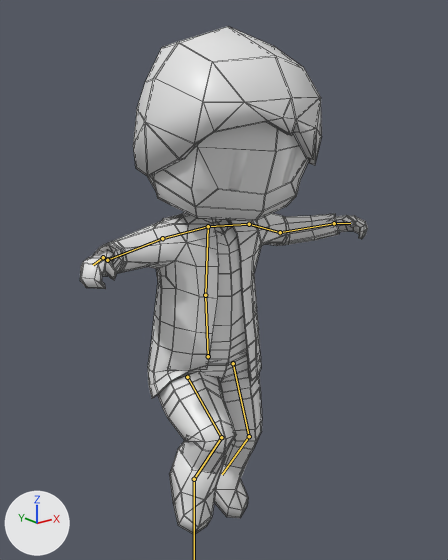
Two versions of the FBX model Assets/Models/Player/PlayerModel.fbx, one commit apart.
One viewpoint serves both versions: a camera (50 mm lens) standing at (-1.319, -1.754, 1.711) and looking at (0.049, -0.044, 1.027). Every picture has the same lights, and +X, +Y and +Z are marked at lower left. Both versions are drawn at frame 17 of the action 'Skeleton|Jump'; the numbers are the values there. The bones that change are drawn over the model as lines. Mesh edges are drawn as thin lines on the coarser meshes.

Objects in the first picture: 'Eyes', 'Mesh'.
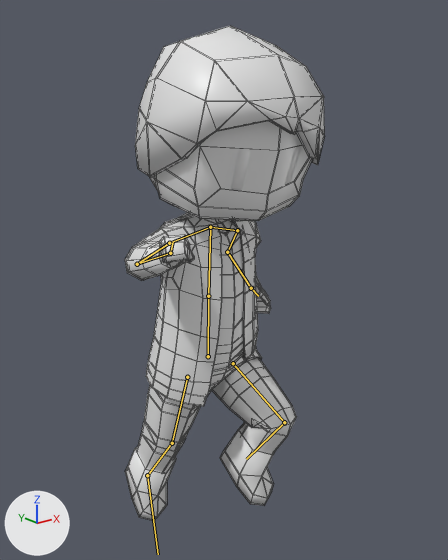
Boxes (x1, y1, x2, y2) around the edits, measured in the pictures (448 x 560 px):
'Mesh', posed (30% narrower): before (80, 26, 368, 534); after (125, 26, 325, 521)
bone 'LowerTorso', root to tip: before (208, 356) to (205, 295); after (208, 356) to (208, 296)
bone 'UpperTorso', root to tip: before (205, 295) to (208, 226); after (208, 296) to (210, 227)
bone 'Shoulder.L', root to tip: before (208, 226) to (249, 224); after (210, 227) to (237, 230)
bone 'Bicep.L', root to tip: before (249, 224) to (280, 232); after (237, 230) to (227, 252)
bone 'Forearm.L', root to tip: before (280, 232) to (334, 223); after (227, 252) to (251, 288)
bone 'Palm.L', root to tip: before (334, 223) to (350, 223); after (251, 288) to (258, 296)
bone 'Shoulder.R', root to tip: before (208, 226) to (162, 238); after (210, 227) to (169, 243)
bone 'Bicep.R', root to tip: before (162, 238) to (107, 260); after (169, 243) to (137, 264)
bone 'Forearm.R', root to tip: before (107, 260) to (103, 257); after (137, 264) to (170, 253)
bone 'Palm.R', root to tip: before (103, 257) to (93, 265); after (170, 253) to (173, 241)
bone 'UpperLeg.L', root to tip: before (233, 363) to (249, 436); after (233, 363) to (284, 422)
bone 'LowerLeg.L', root to tip: before (249, 436) to (222, 474); after (284, 422) to (246, 459)
bone 'UpperLeg.R', root to tip: before (187, 377) to (221, 437); after (187, 377) to (172, 443)
bone 'LowerLeg.R', root to tip: before (221, 437) to (194, 479); after (172, 443) to (147, 475)

What the commit changed:
Bone 'LowerTorso' (bone_lowertorso) turns from (1, 0, 0) to (5, 0, 0) degrees about its own x, y and z.
Bone 'UpperTorso' (bone_uppertorso) turns from (0, 0, 0) to (-4, 0, 0) degrees about its own x, y and z.
Bone 'Shoulder.L' (bone_shoulder_l) turns from (12, 0, -2) to (5, -3, 17) degrees about its own x, y and z.
Bone 'Bicep.L' (bone_bicep_l) turns from (-12, -44, 2) to (-35, -11, -23) degrees about its own x, y and z.
Bone 'Forearm.L' (bone_forearm_l) turns from (51, 7, -15) to (28, 2, -9) degrees about its own x, y and z.
Bone 'Palm.L' (bone_palm_l) turns from (-8, -1, -2) to (1, -1, 11) degrees about its own x, y and z.
Bone 'Shoulder.R' (bone_shoulder_r) turns from (11, -2, 8) to (7, -4, 14) degrees about its own x, y and z.
Bone 'Bicep.R' (bone_bicep_r) turns from (-28, 43, -13) to (19, 43, 5) degrees about its own x, y and z.
Bone 'Forearm.R' (bone_forearm_r) turns from (61, -10, 17) to (46, -6, 14) degrees about its own x, y and z.
Bone 'Palm.R' (bone_palm_r) turns from (-37, -22, 15) to (0, -46, -30) degrees about its own x, y and z.
Bone 'UpperLeg.L' (bone_upperleg_l) turns from (1, 3, -10) to (6, 5, -55) degrees about its own x, y and z.
Bone 'LowerLeg.L' (bone_lowerleg_l) turns from (-5, 2, 33) to (-10, 8, 83) degrees about its own x, y and z.
Bone 'UpperLeg.R' (bone_upperleg_r) turns from (9, -7, 66) to (3, 1, -16) degrees about its own x, y and z.
Bone 'LowerLeg.R' (bone_lowerleg_r) turns from (-10, -10, -90) to (-2, 0, -12) degrees about its own x, y and z.
Bone 'Foot.R' (bone_foot_r) turns from (24, 0, -17) to (3, 0, -26) degrees about its own x, y and z.
